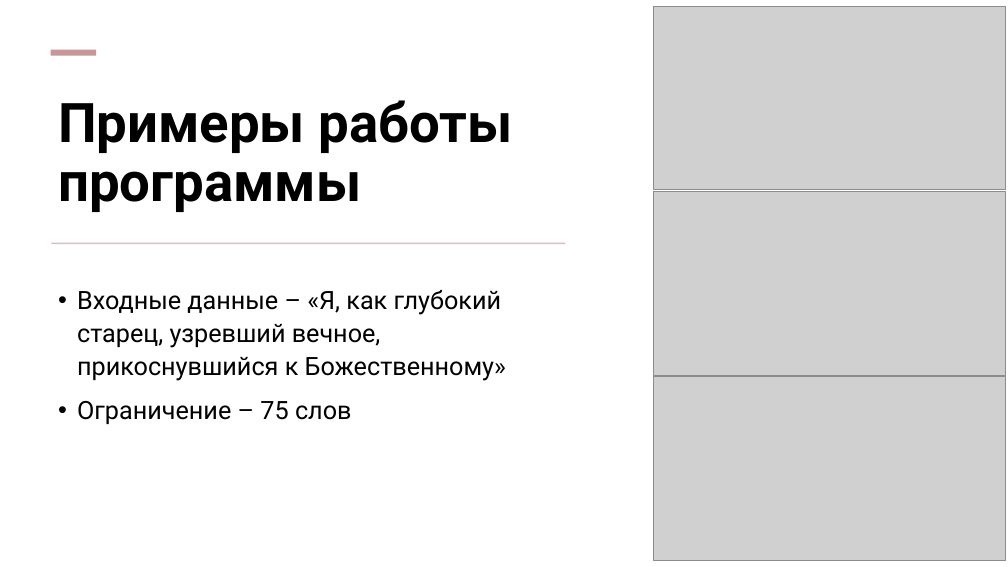
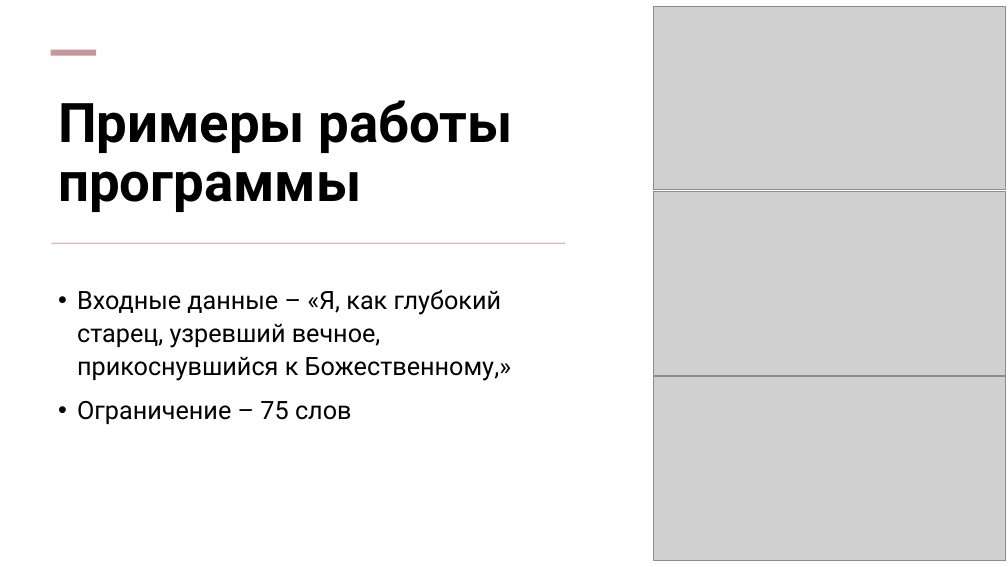
Before and after one commit to OmegaLies/AI, a slide deck: slide 8 of lab2.pptx. Drawn at 1008x567 pixels with LibreOffice and Linux fonts; fonts in the diff are those of the drawing; grey boxes stand for pictures. Boxes give left, top, right and bottom in pixels: in the first picture for what was removed or moved away, otherwise in the second. Text is boxed around its words. In the diff, an @@ line names an element or a change of style, - is before the commit and + after.

```diff
--- a/lab2.pptx
+++ b/lab2.pptx
@@ text at (x1=77, y1=290, x2=511, y2=381): text changed @@
-• Входные данные – «Я, как глубокий старец, узревший вечное, прикоснувшийся к Божественному»
+• Входные данные – «Я, как глубокий старец, узревший вечное, прикоснувшийся к Божественному,»
```
Also in this commit, not shown: 2 other slides changed, 1 slide added.
